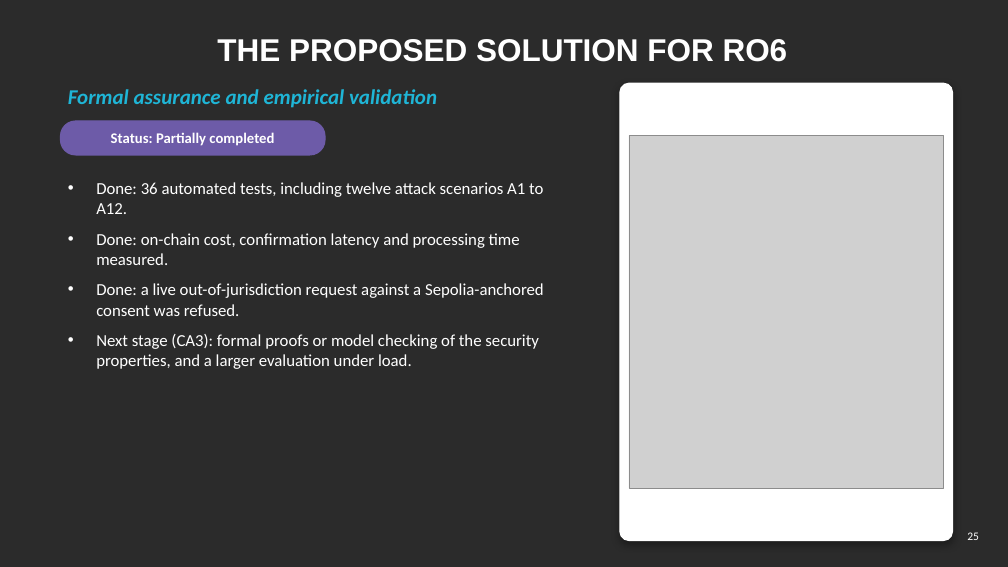
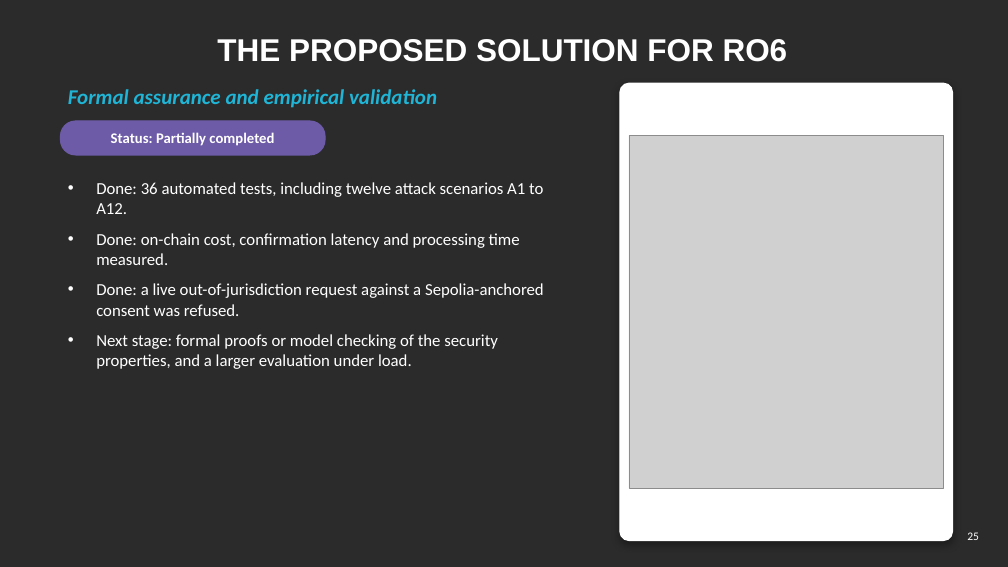
Before and after one commit to yasir12345678900/HealthRWA-Sepolia-Personal-try, a slide deck: slide 25 of docs/Yasir_CA2_Reassessment_Slides.pptx. Drawn at 1008x567 pixels with LibreOffice and Linux fonts; fonts in the diff are those of the drawing; grey boxes stand for pictures; background and template pictures are left out; a plain dark background stands for a picture behind light text. Boxes give left, top, right and bottom in pixels: in the first picture for what was removed or moved away, otherwise in the second. Text is boxed around its words. In the diff, an @@ line names an element or a change of style, - is before the commit and + after.

```diff
--- a/docs/Yasir_CA2_Reassessment_Slides.pptx
+++ b/docs/Yasir_CA2_Reassessment_Slides.pptx
@@ text at (x1=96, y1=334, x2=498, y2=369): text changed @@
-• Next stage (CA3): formal proofs or model checking of the security properties, and a larger evaluation under load.
+• Next stage: formal proofs or model checking of the security properties, and a larger evaluation under load.
```
Also in this commit, not shown: 4 other slides changed.
